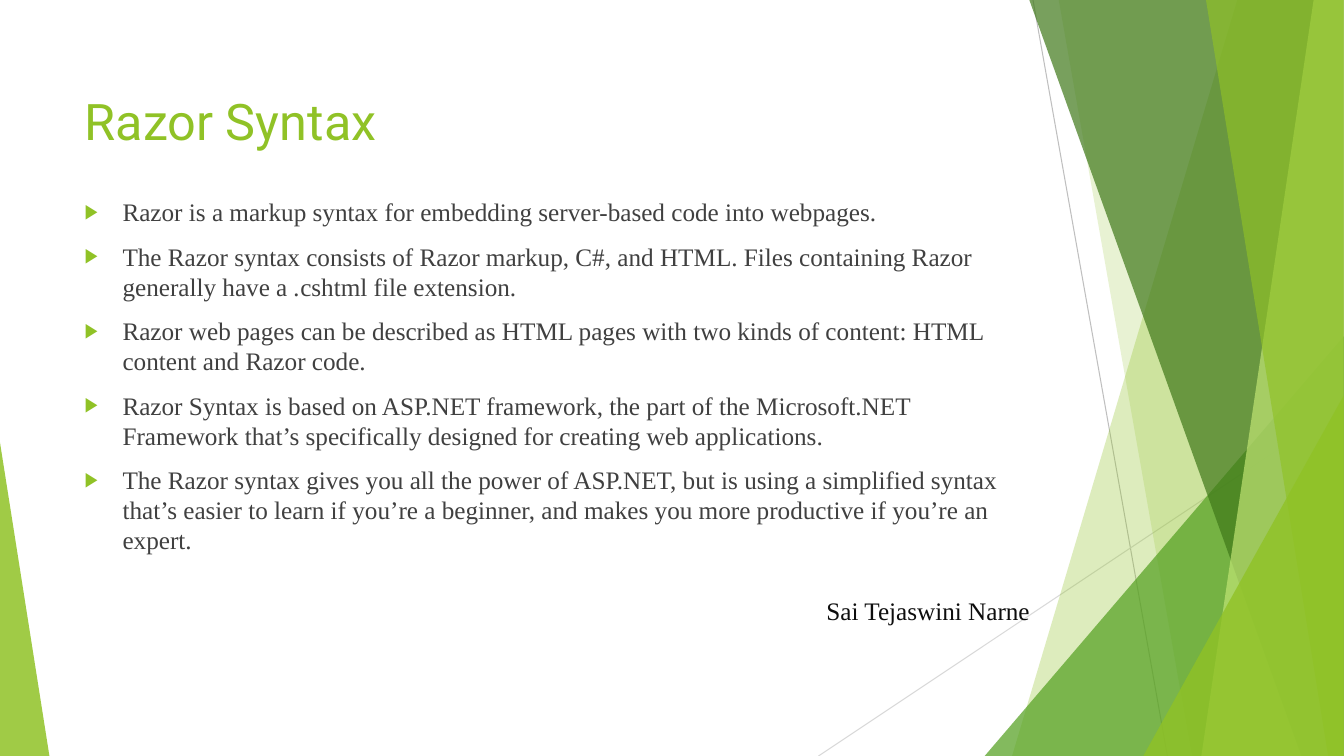
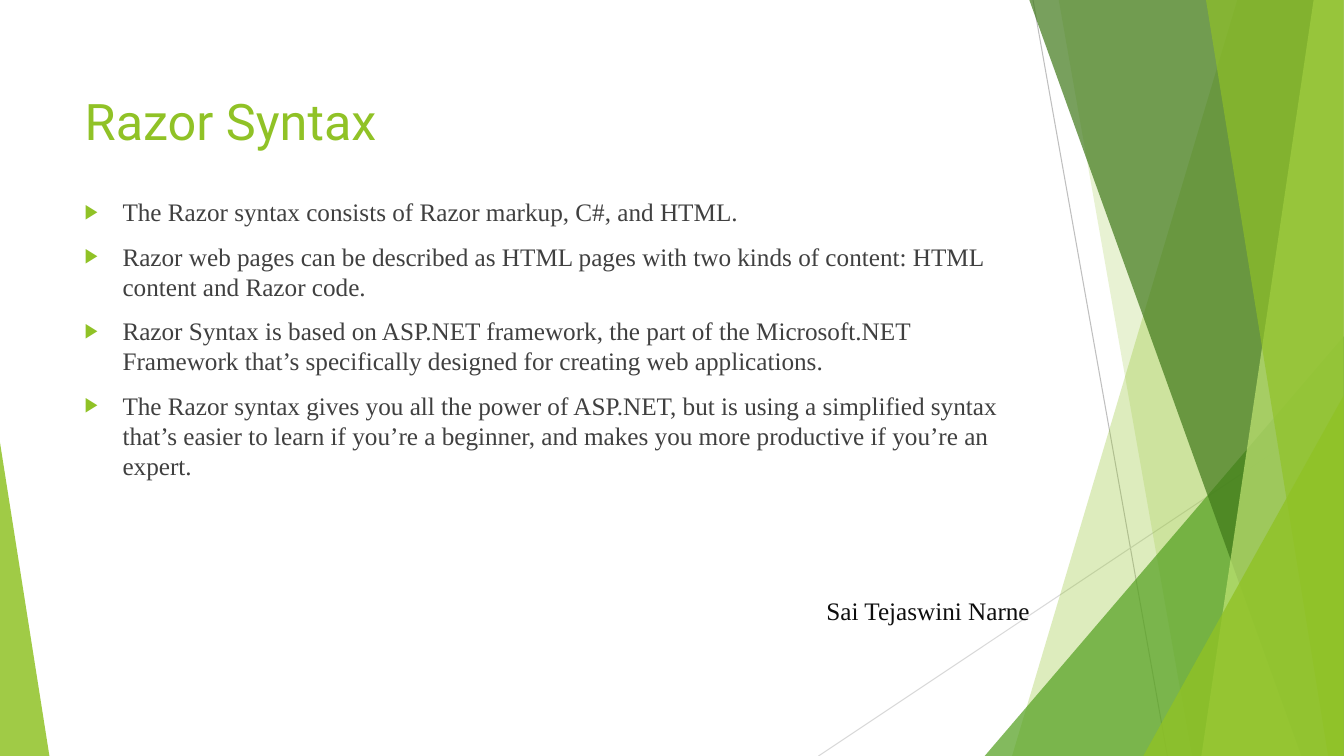
Before and after one commit to Harika1995/Razor-Views, a slide deck: slide 10 of Razor views.pptx (slide 12 before the commit). Drawn at 1344x756 pixels with LibreOffice and Linux fonts; fonts in the diff are those of the drawing. Boxes give left, top, right and bottom in pixels: in the first picture for what was removed or moved away, otherwise in the second. Text is boxed around its words. In the diff, an @@ line names an element or a change of style, - is before the commit and + after.

Commit message:
commit changes

```diff
--- a/Razor views.pptx
+++ b/Razor views.pptx
@@ text at box(123, 203, 738, 227): text changed @@
-▶ Razor is a markup syntax for embedding server-based code into webpages.
-▶ The Razor syntax consists of Razor markup, C#, and HTML. Files containing Razor generally have a .cshtml file extension.
+▶ The Razor syntax consists of Razor markup, C#, and HTML.
```
Also in this commit, not shown: 2 slides removed.
